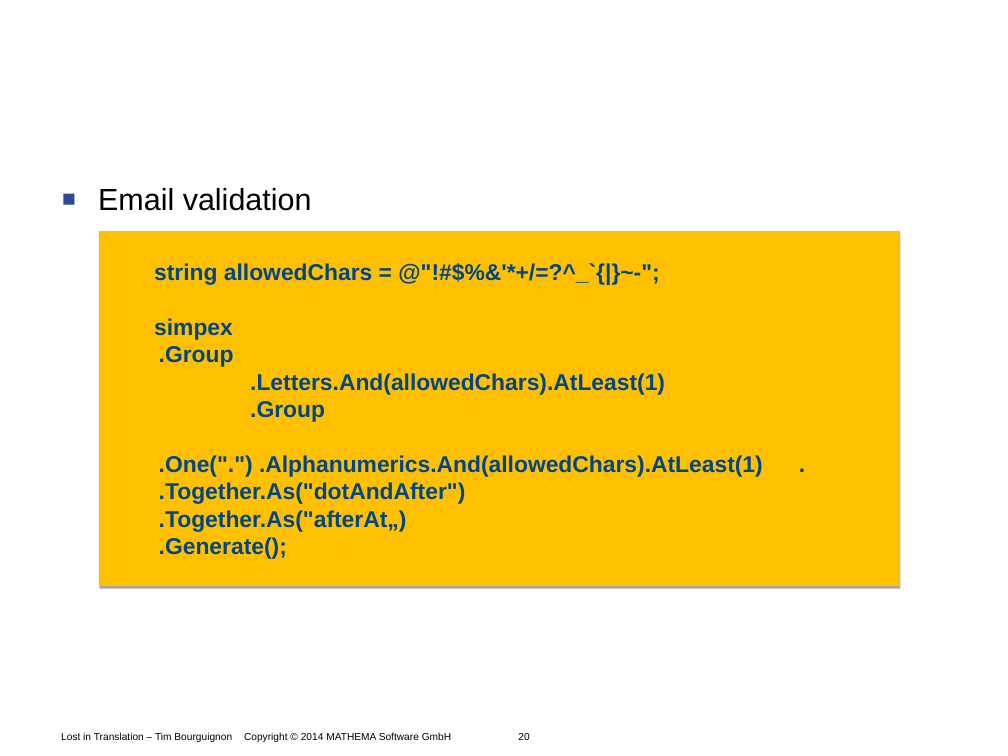
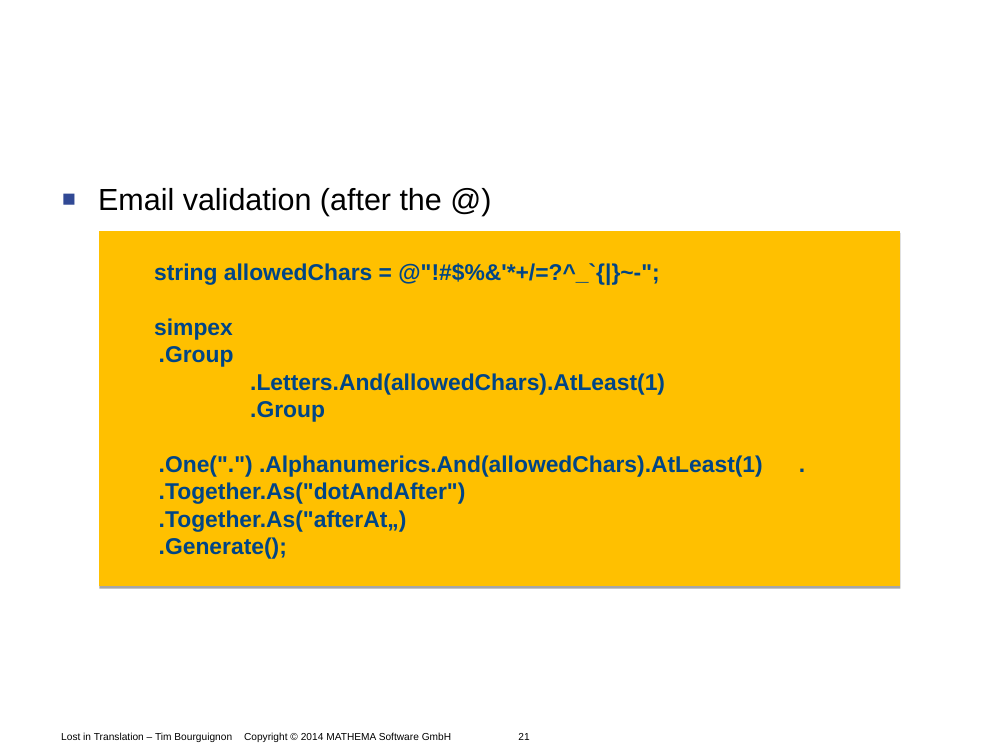
Before and after one commit to Timothep/Talk.LostInTranslation, a slide deck: slide 21 of LostInTranslation.odp (slide 20 before the commit). Drawn at 1008x756 pixels with LibreOffice and Linux fonts; fonts in the diff are those of the drawing; background and template pictures are left out. Boxes give left, top, right and bottom in pixels: in the first picture for what was removed or moved away, otherwise in the second. Text is boxed around its words. In the diff, an @@ line names an element or a change of style, - is before the commit and + after.

```diff
--- a/LostInTranslation.odp
+++ b/LostInTranslation.odp
@@ text at bbox=[98, 188, 442, 216]: text changed @@
-■ Email validation
+■ Email validation (after the @)
@@ text at bbox=[61, 732, 529, 742]: text changed @@
-Lost in Translation – Tim Bourguignon Copyright © 2014 MATHEMA Software GmbH 20
+Lost in Translation – Tim Bourguignon Copyright © 2014 MATHEMA Software GmbH 21
```
Also in this commit, not shown: 6 other slides changed, 2 slides added, 1 slide removed.
